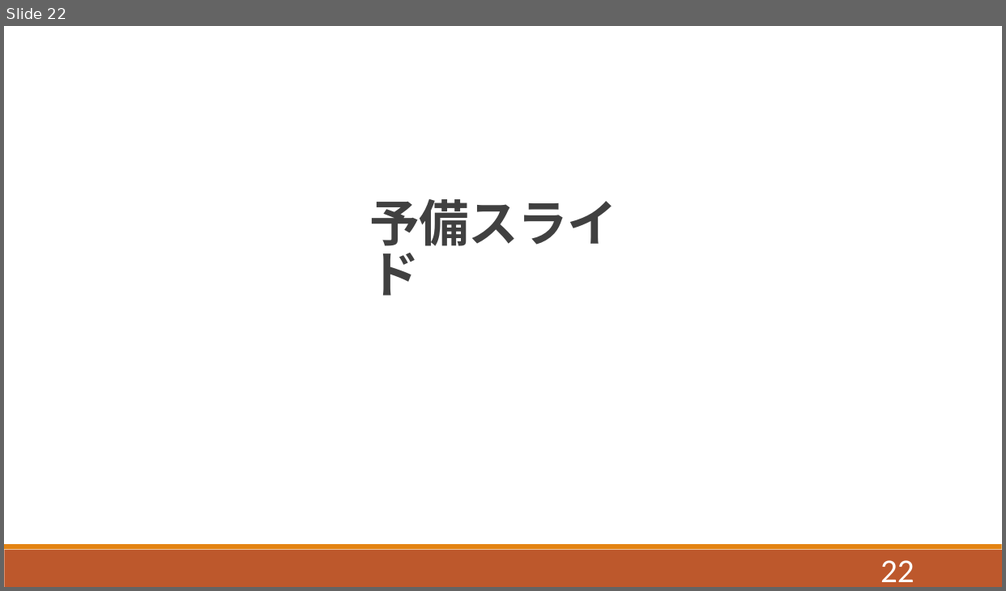
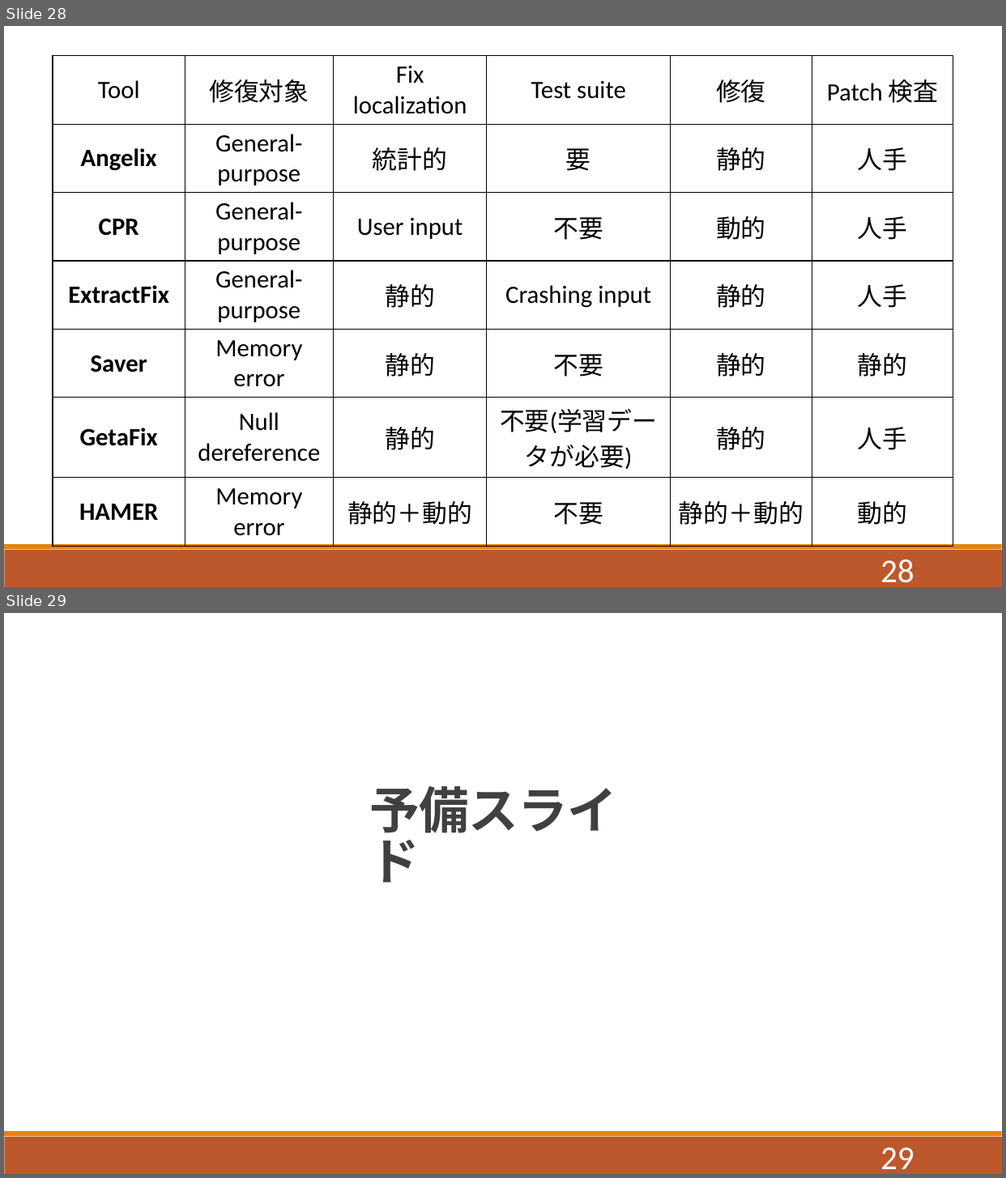
Before and after one commit to QIANZECHANG/MyResearch, a slide deck: 修論/修論発表.pptx. Shown one above the other, each under a label of ours: slide 22 before the commit, slides 28 and 29 after it. The pictures are 1006x591 and 1006x1178 pixels, drawn with LibreOffice and Linux fonts; fonts in the diff are those of the drawing. Boxes give left, top, right and bottom in pixels: in the first picture for what was removed or moved away, otherwise in the second. Text is boxed around its words. In the diff, an @@ line names an element or a change of style, - is before the commit and + after.

```diff
--- a/修論/修論発表.pptx
+++ b/修論/修論発表.pptx
@@ slide 28 added at bbox=[4, 26, 1002, 587], background #FFFFFF; not listed: 2 template elements that a slide beside it also shows @@
@@ table added at bbox=[53, 56, 953, 540], 7 rows, 6 columns @@
+Tool | 修復対象 | Fix localization | Test suite | 修復 | Patch 検査
+Angelix | General-purpose | 統計的 | 要 | 静的 | 人手
+CPR | General-purpose | User input | 不要 | 動的 | 人手
+ExtractFix | General-purpose | 静的 | Crashing input | 静的 | 人手
+Saver | Memory error | 静的 | 不要 | 静的 | 静的
+GetaFix | Null dereference | 静的 | 不要(学習データが必要) | 静的 | 人手
+HAMER | Memory error | 静的＋動的 | 不要 | 静的＋動的 | 動的
@@ page number added at bbox=[880, 560, 914, 583], 32 pt, text #FFFFFF @@
+28
@@ what was slide 22 is now slide 29 @@
@@ page number at bbox=[880, 1148, 914, 1169]: text changed @@
-22
+29
```
Also in this commit, not shown: 5 slides changed, 13 other slides added, 6 slides removed, 55 other files.
